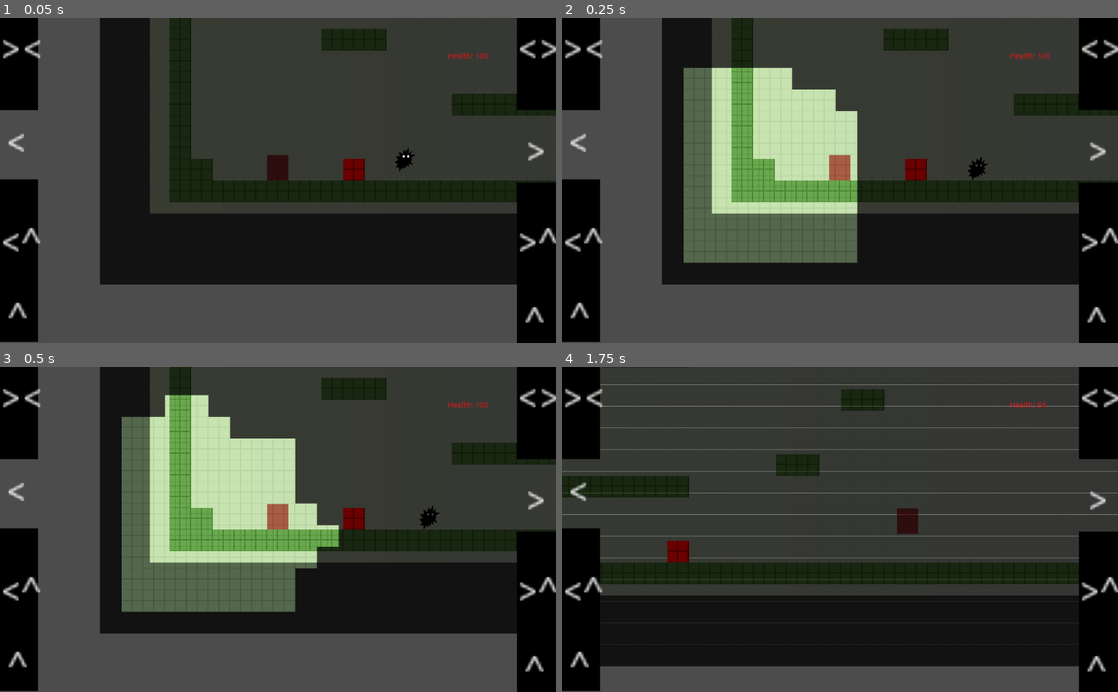
Above: before the commit, frames 1-4 (two rows, left to right).
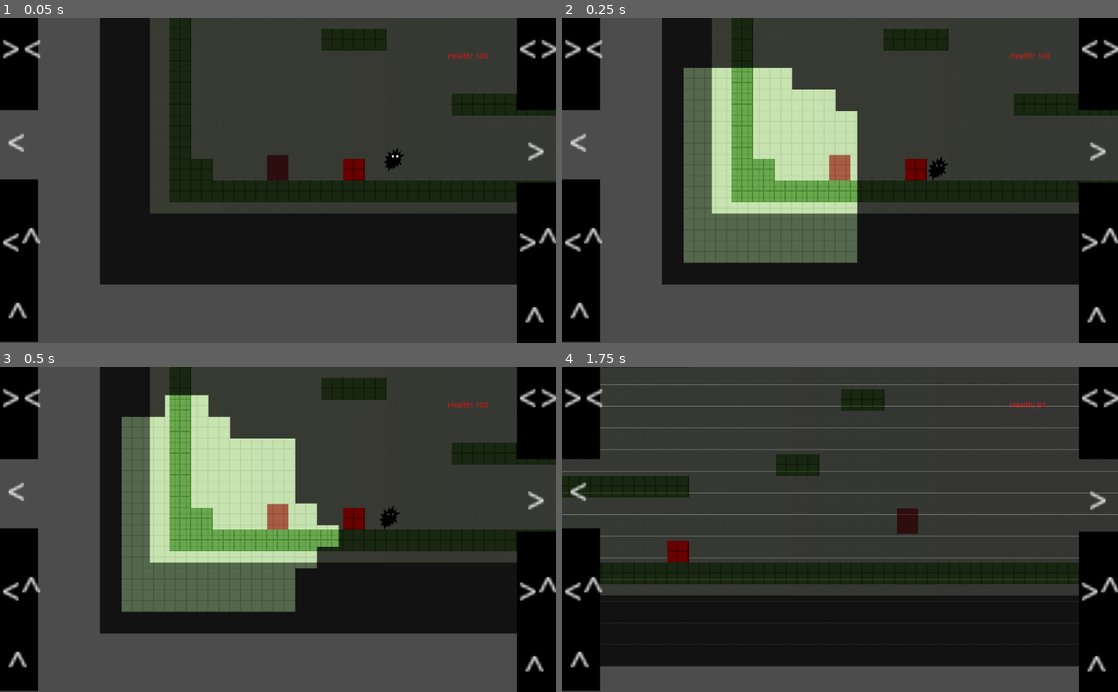
Above: after the commit, the same moments.

Repository: glitchcore/comfort
Game: Godot game, scene res://Scenes/BaseLevel.tscn
The game is run twice, just before and just after one commit, with the same random seed, the same clock (stepped at 60 frames per second) and the same inputs.
Inputs:
- Up to frame 1 (0.05 s): no input
- Up to frame 2 (0.25 s): no input
- Up to frame 3 (0.5 s): no input
- Up to frame 4 (1.75 s): hold Right (ui_right) from 0.53 s (still down); tap Space (jump) at 0.77, 1.52 s

The runs differ from the first frame. In frame 1, 0.2% of the frame differs, in the area x 69-75%, y 39-48%; in frame 2, 0.3%, in the area x 65-77%, y 42-50%; in frame 3, 0.2%; in frame 4, nothing differs.

Commit message:
change enemy behaviour out of comfort

Diff:
--- a/Actors/Enemy.gd
+++ b/Actors/Enemy.gd
@@ -1,22 +1,33 @@
 extends KinematicBody2D
+
+const ENEMY_WALLS = 3 # from 2D physics settings
 
 const DAMAGE_LEVEL = 10
 onready var player_data = get_node("/root/BaseLevel/PlayerData")
+onready var player = get_node("/root/BaseLevel/Player")
 
-export var speed = 100
+export var speed = 500
+export var comfort_speed = 100
 var direction = 1
 export var gravity = 100
+var out_of_comfort = false
 
 func _ready() -> void:
 	pass # Replace with function body.
 
 # Called every frame. 'delta' is the elapsed time since the previous frame.
 func _process(_delta: float) -> void:
-	if is_on_wall():
-		direction *= -1
+	if Time.get_ticks_msec() < 1000:
+		return
+
+	if out_of_comfort:
+		direction = (player.position - self.position).normalized().x
+	else:
+		if is_on_wall():
+			direction *= -1
 
 	var _velocity = move_and_slide(Vector2(
-		speed * direction,
+		(speed if out_of_comfort else comfort_speed) * direction,
 		gravity
 	), Vector2.UP)
 
@@ -25,9 +36,12 @@
 		player_data.take_damage(DAMAGE_LEVEL)
 		queue_free()
 
+func _on_Player_is_comfort(value) -> void:
+	out_of_comfort = not value
 
-func _on_Player_is_comfort(value) -> void:
 	if value:
 		self.z_index = 0
+		set_collision_mask_bit(ENEMY_WALLS, true)
 	else:
 		self.z_index = 5
+		set_collision_mask_bit(ENEMY_WALLS, false)
